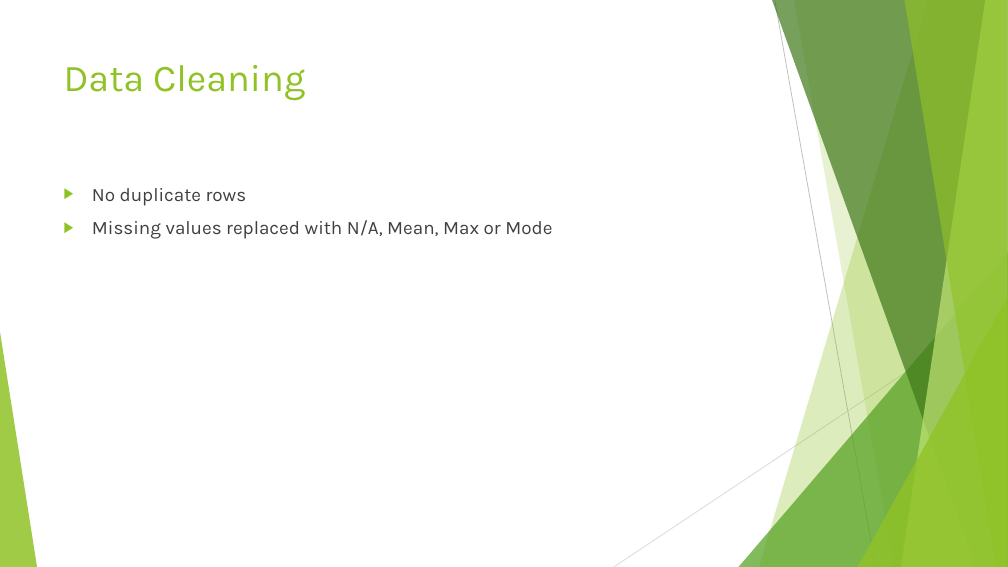
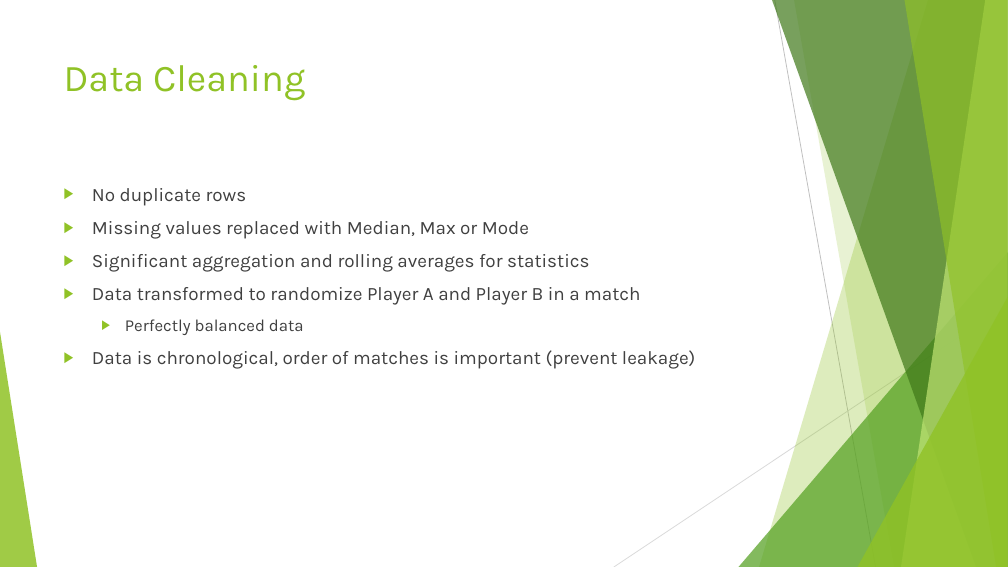
Before and after one commit to nponticelli/ml1-project, a slide deck: slide 4 of ATP Tennis Matches.pptx. Drawn at 1008x567 pixels with LibreOffice and Linux fonts; fonts in the diff are those of the drawing. Boxes give left, top, right and bottom in pixels: in the first picture for what was removed or moved away, otherwise in the second. Text is boxed around its words. In the diff, an @@ line names an element or a change of style, - is before the commit and + after.

```diff
--- a/ATP Tennis Matches.pptx
+++ b/ATP Tennis Matches.pptx
@@ text at (92, 221, 695, 369): text changed @@
-▶ Missing values replaced with N/A, Mean, Max or Mode
+▶ Missing values replaced with Median, Max or Mode
+▶ Significant aggregation and rolling averages for statistics
+▶ Data transformed to randomize Player A and Player B in a match
+  ▶ Perfectly balanced data
+▶ Data is chronological, order of matches is important (prevent leakage)
```
Also in this commit, not shown: 5 other slides changed, 12 slides added, 1 slide removed, 5 other files.
